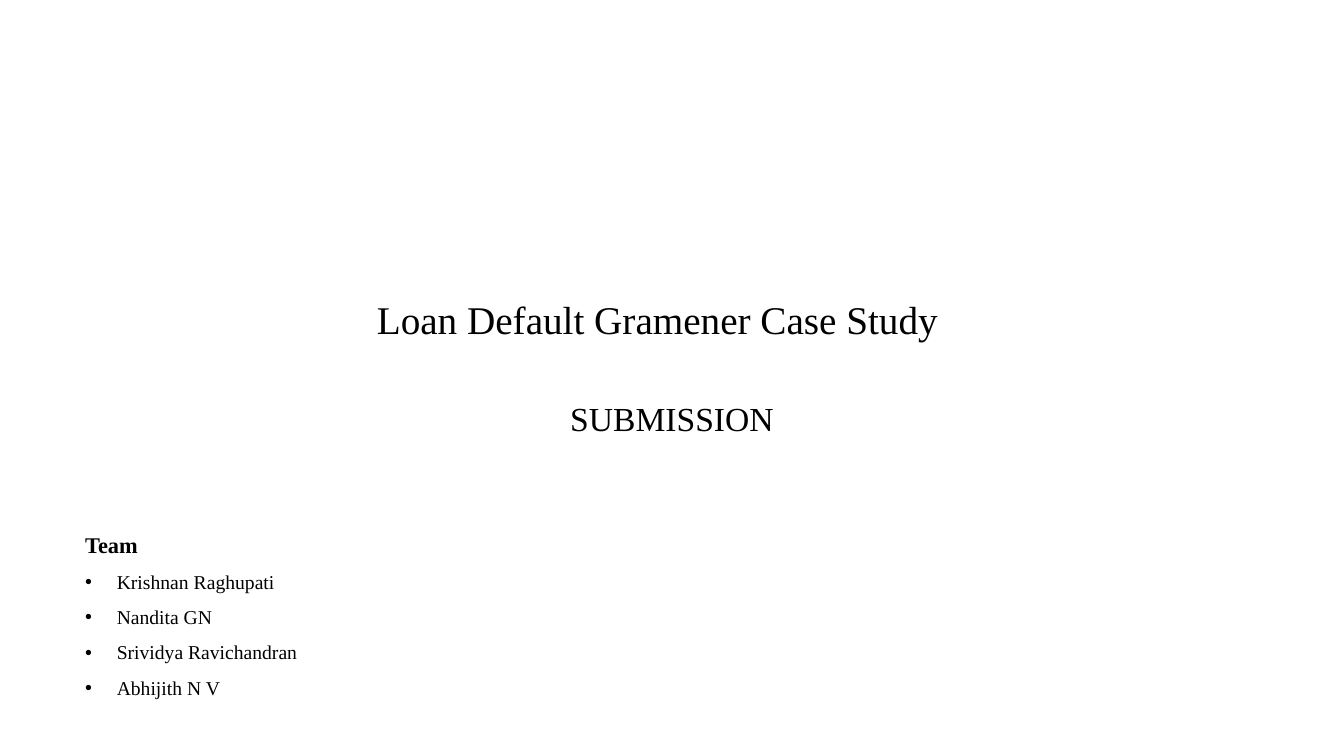
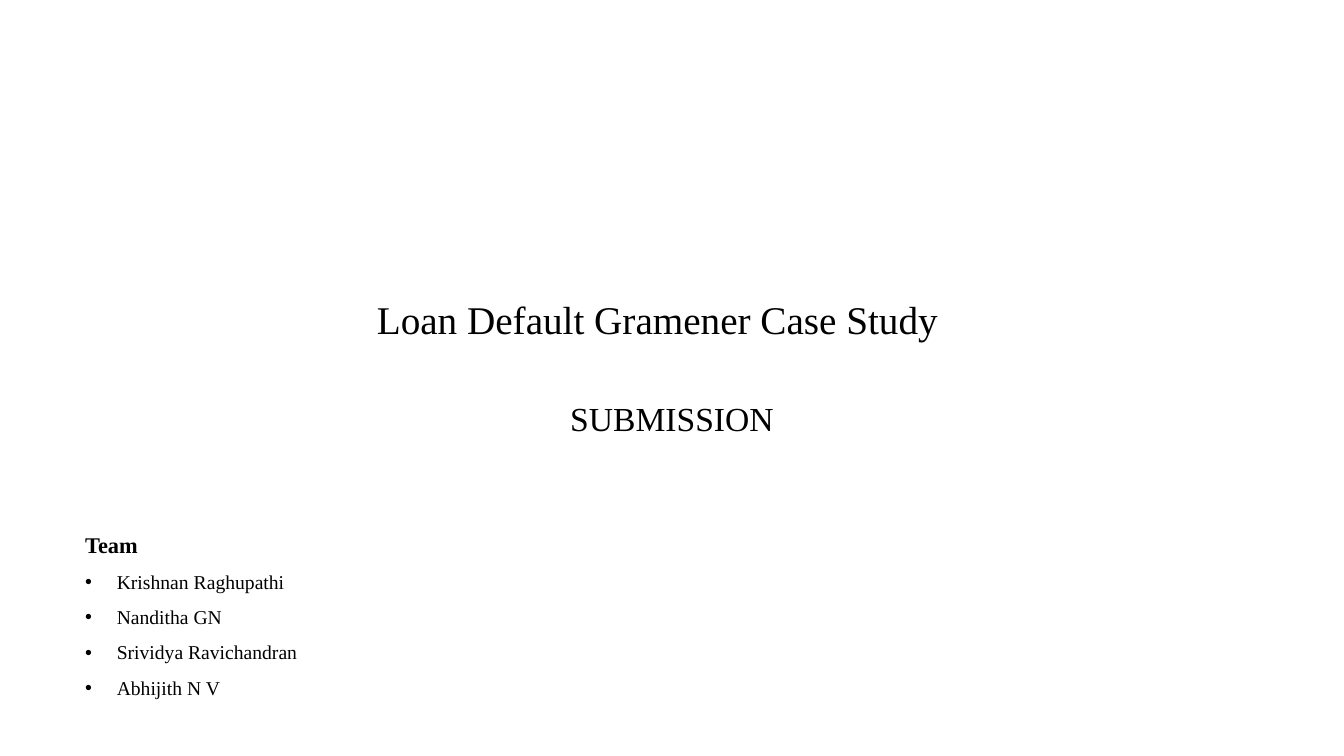
Before and after one commit to Nanditha-G-N/Machine-Learning-Case-Studies, a slide deck: slide 1 of case-study-2/Loan Default case study findings.pptx. Drawn at 1344x756 pixels with LibreOffice and Linux fonts; fonts in the diff are those of the drawing; background and template pictures are left out. Boxes give left, top, right and bottom in pixels: in the first picture for what was removed or moved away, otherwise in the second. Text is boxed around its words. In the diff, an @@ line names an element or a change of style, - is before the commit and + after.

Commit message:
Update Loan Default case study findings.pptx
updated ppt

```diff
--- a/case-study-2/Loan Default case study findings.pptx
+++ b/case-study-2/Loan Default case study findings.pptx
@@ text at <box>117,575,285,625</box>: text changed @@
-• Krishnan Raghupati
-• Nandita GN
+• Krishnan Raghupathi
+• Nanditha GN
```
Also in this commit, not shown: 7 other slides changed, 1 slide added.
